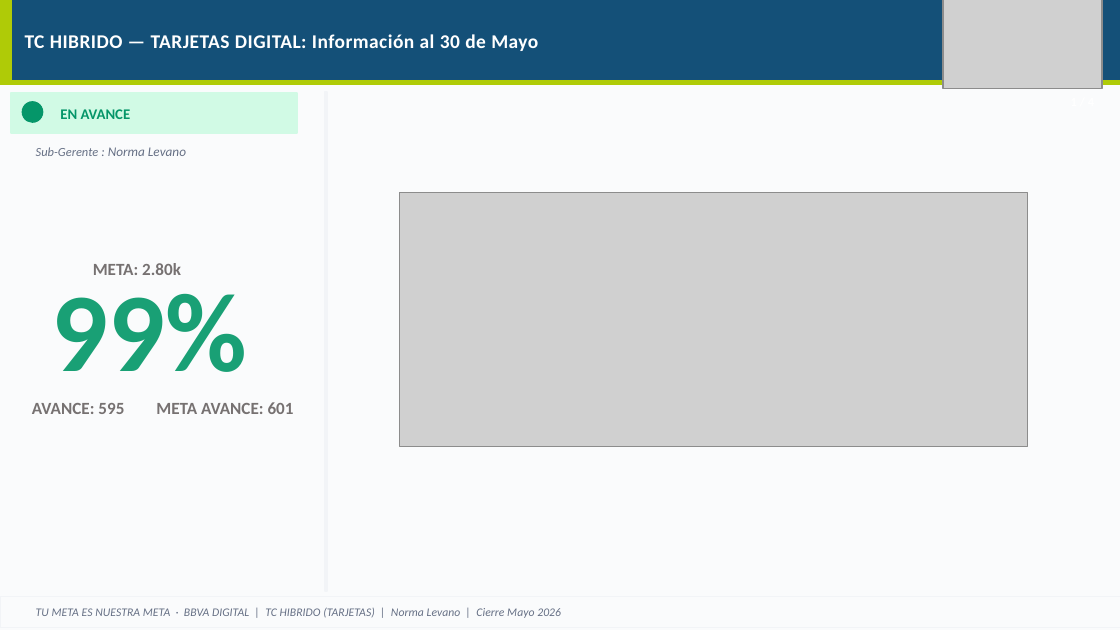
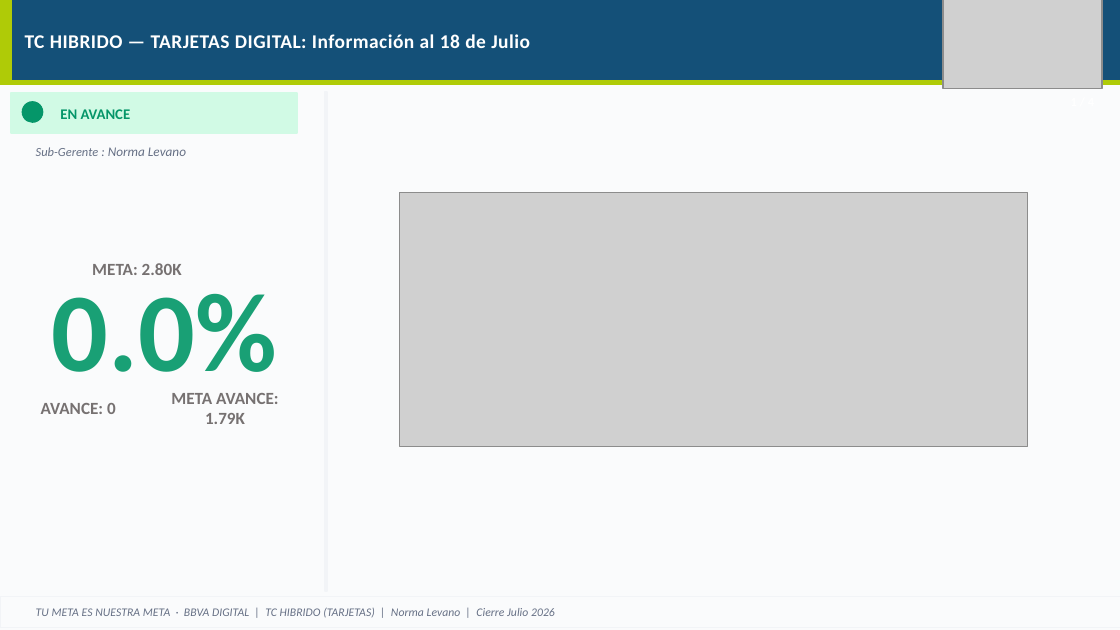
Before and after one commit to piere0405/streamlit_app, a slide deck: slide 24 of plantilla_campanias.pptx (slide 22 before the commit). Drawn at 1120x630 pixels with LibreOffice and Linux fonts; fonts in the diff are those of the drawing; grey boxes stand for pictures. Boxes give left, top, right and bottom in pixels: in the first picture for what was removed or moved away, otherwise in the second. Text is boxed around its words. In the diff, an @@ line names an element or a change of style, - is before the commit and + after.

```diff
--- a/plantilla_campanias.pptx
+++ b/plantilla_campanias.pptx
@@ text at (x1=25, y1=34, x2=530, y2=48): text changed @@
-TC HIBRIDO — TARJETAS DIGITAL: Información al 30 de Mayo
+TC HIBRIDO — TARJETAS DIGITAL: Información al 18 de Julio
@@ text at (x1=92, y1=263, x2=182, y2=275): text changed @@
-META: 2.80k
+META: 2.80K
@@ text at (x1=52, y1=293, x2=277, y2=398): text changed @@
-99%
+0.0%
@@ text at (x1=41, y1=403, x2=116, y2=414): text changed @@
-AVANCE: 595
+AVANCE: 0
@@ text at (x1=171, y1=393, x2=279, y2=424): text changed @@
-META AVANCE: 601
+META AVANCE: 1.79K
@@ text at (x1=36, y1=607, x2=555, y2=618): text changed @@
-TU META ES NUESTRA META · BBVA DIGITAL | TC HIBRIDO (TARJETAS) | Norma Levano | Cierre Mayo 2026
+TU META ES NUESTRA META · BBVA DIGITAL | TC HIBRIDO (TARJETAS) | Norma Levano | Cierre Julio 2026
```
Also in this commit, not shown: 34 other slides changed, 2 slides removed, 4 other files.
